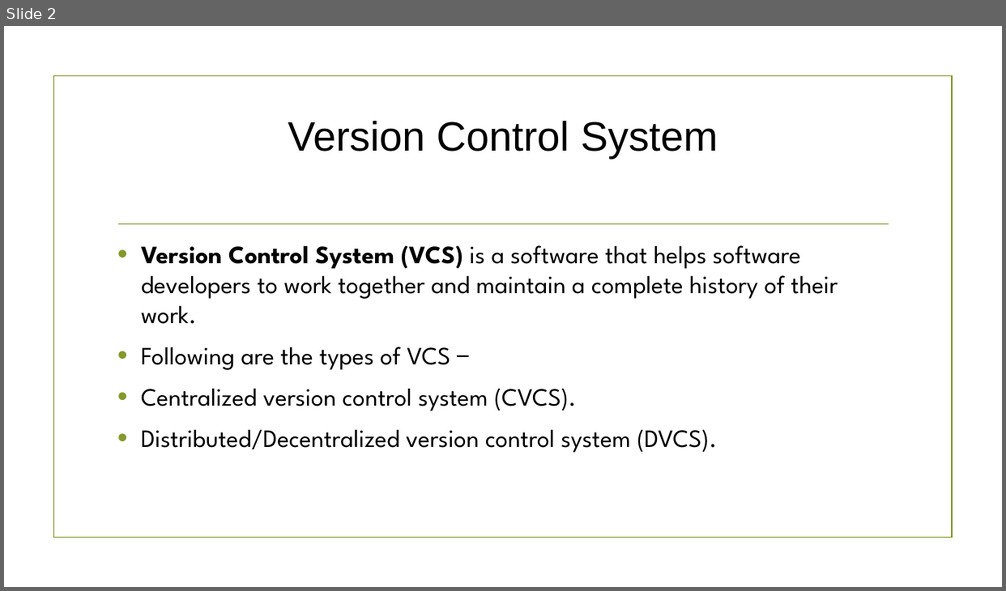
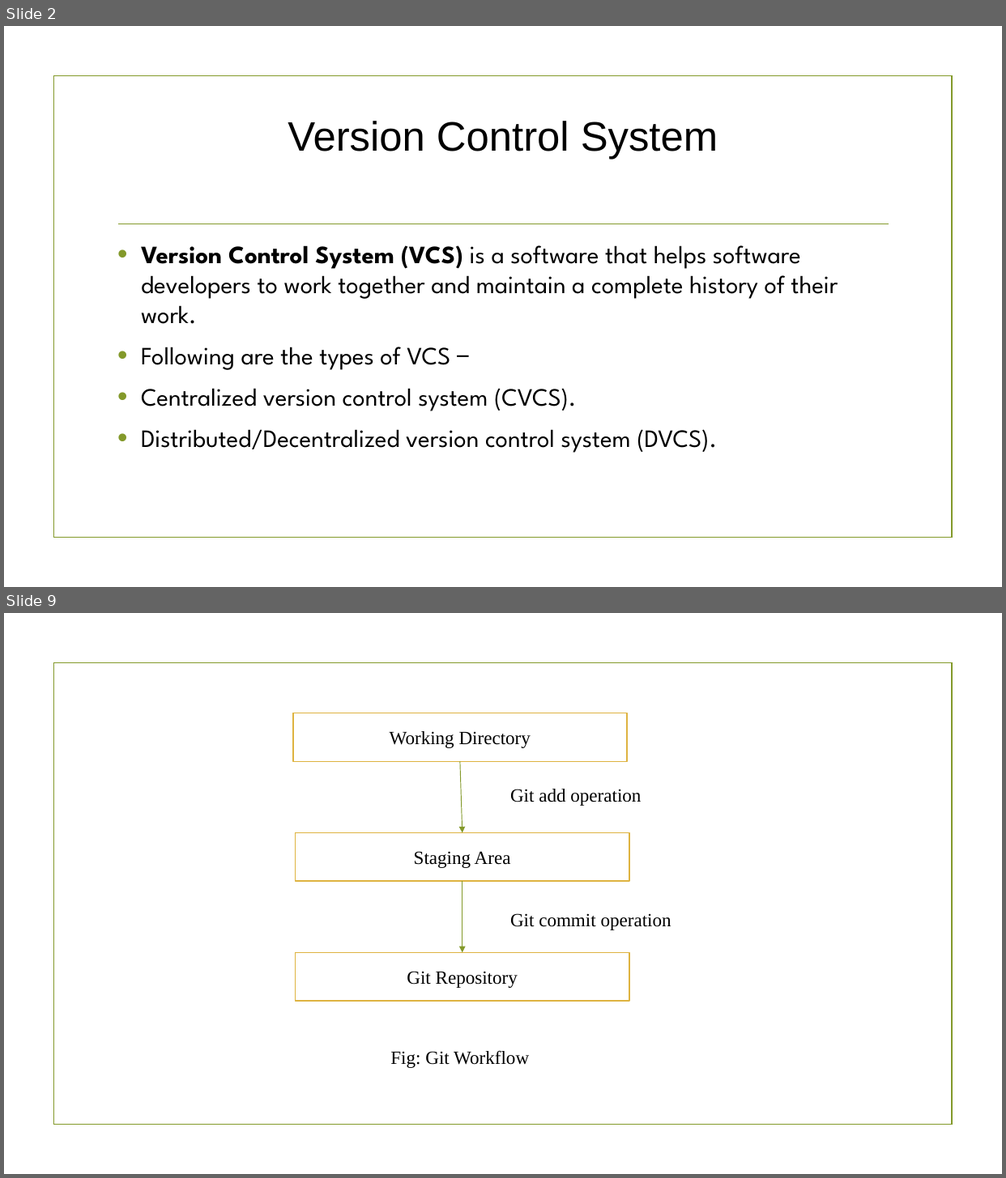
Before and after one commit to Rameshwar-Sarma/sumit, a slide deck: git.pptx. Shown one above the other, each under a label of ours: slide 2 before the commit, slides 2 and 9 after it; the slides between them are not shown. The pictures are 1006x591 and 1006x1178 pixels, drawn with LibreOffice and Linux fonts; fonts in the diff are those of the drawing; background and template pictures are left out. Boxes give left, top, right and bottom in pixels: in the first picture for what was removed or moved away, otherwise in the second. Text is boxed around its words. In the diff, an @@ line names an element or a change of style, - is before the commit and + after.

Commit message:
commands committed

```diff
--- a/git.pptx
+++ b/git.pptx
@@ slide 9 added at (4,613,1002,1174), background picture (left out); not listed: 1 template element that a slide beside it also shows @@
@@ rectangle added at (293,713,627,762), fill #FFFFFF, outline #DEB340 1.25 pt, 18 pt, text #000000 @@
+Working Directory
@@ arrow added from (460, 761) to (462, 833), #83992A 0.75 pt @@
@@ text added at (510,789,641,806), 18 pt, text #000000 @@
+Git add operation
@@ rectangle added at (296,833,629,882), fill #FFFFFF, outline #DEB340 1.25 pt, 18 pt, text #000000 @@
+Staging Area
@@ arrow added from (462, 881) to (462, 953), #83992A 0.75 pt @@
@@ text added at (510,914,671,931), 18 pt, text #000000 @@
+Git commit operation
@@ rectangle added at (296,953,629,1002), fill #FFFFFF, outline #DEB340 1.25 pt, 18 pt, text #000000 @@
+Git Repository
@@ text added at (390,1050,529,1068), 18 pt, text #000000 @@
+Fig: Git Workflow
```
Also in this commit, not shown: 5 slides changed, 7 other slides added.
